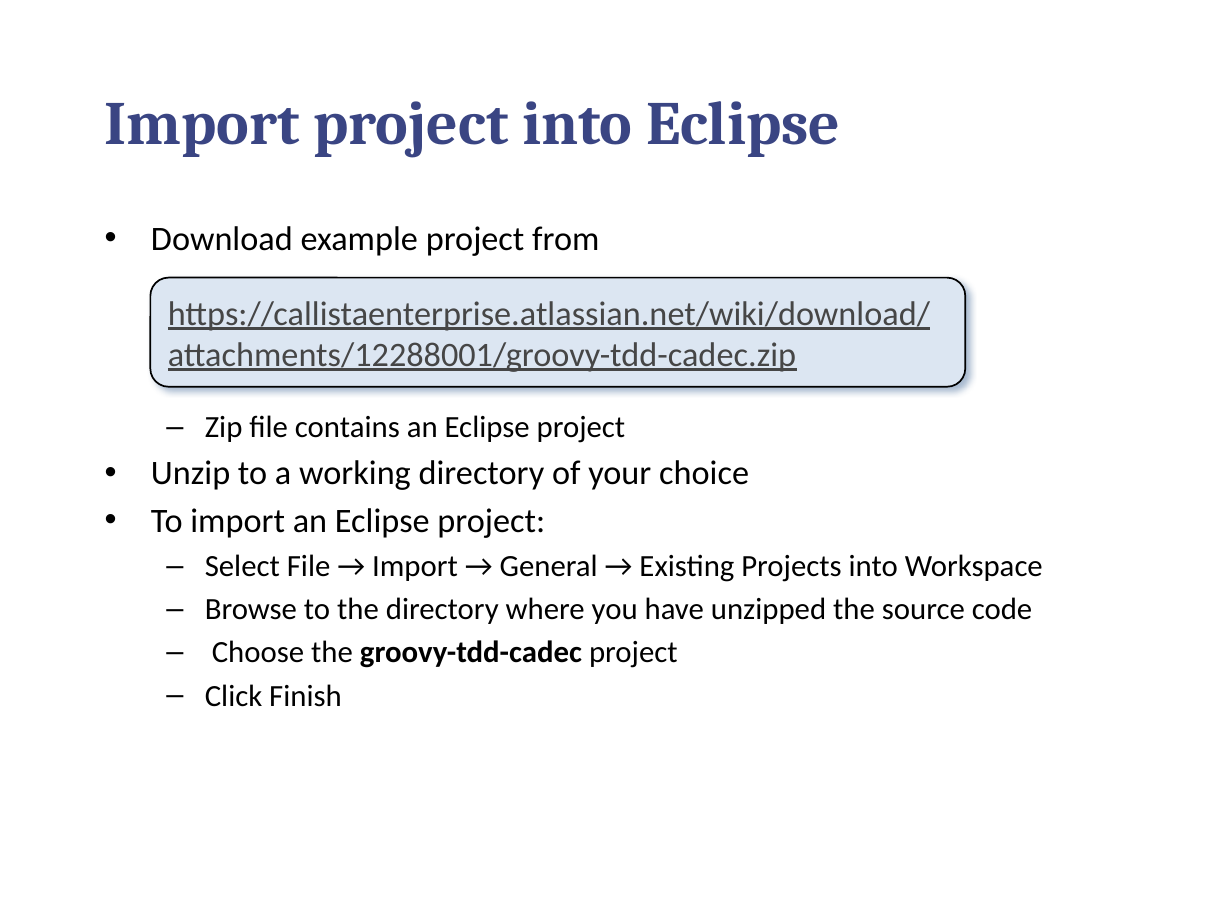
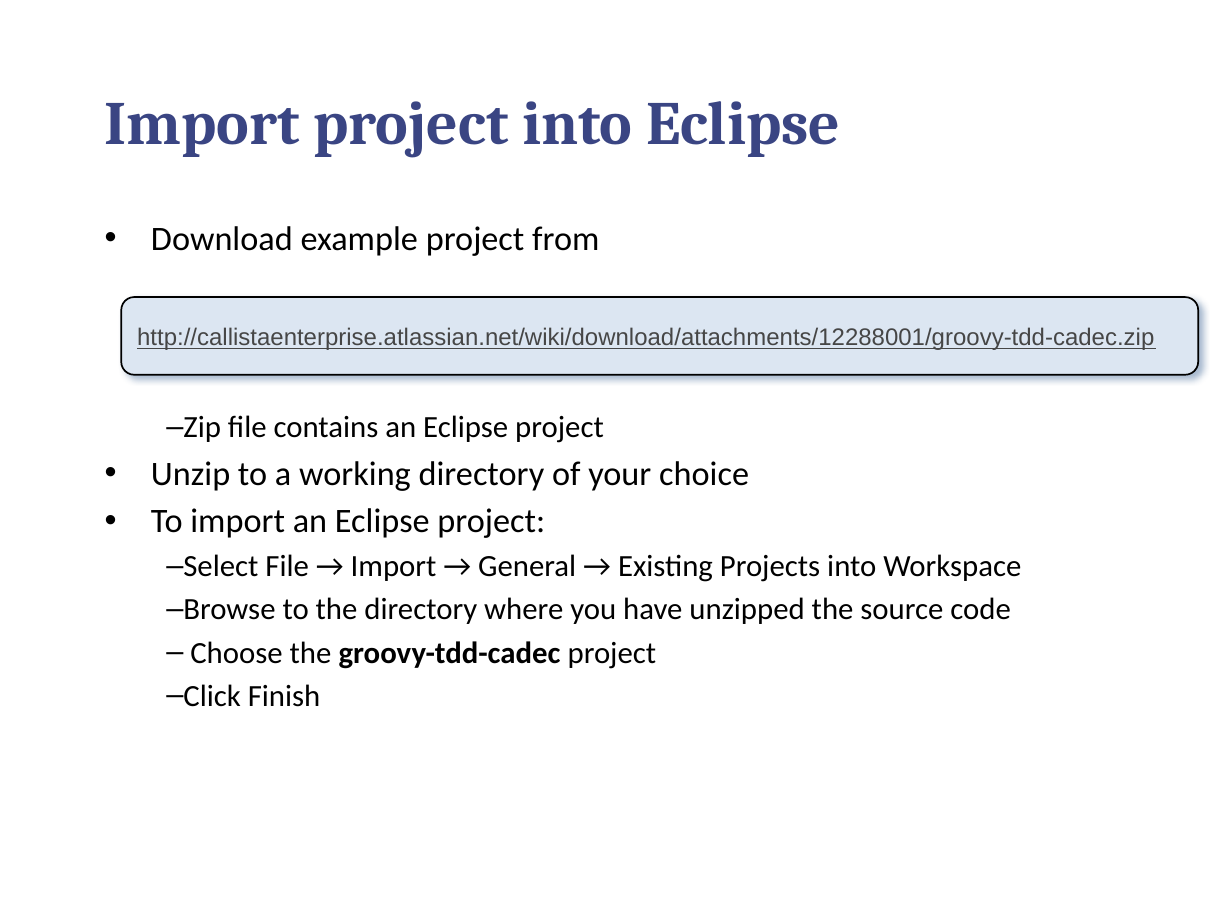
Before and after one commit to callistaenterprise/groovy-tdd-cadec, a slide deck: slide 11 of docs/groovy-tdd-installation.pptx. Drawn at 1232x924 pixels with LibreOffice and Linux fonts; fonts in the diff are those of the drawing; background and template pictures are left out. Boxes give left, top, right and bottom in pixels: in the first picture for what was removed or moved away, otherwise in the second. Text is boxed around its words. In the diff, an @@ line names an element or a change of style, - is before the commit and + after.

```diff
--- a/docs/groovy-tdd-installation.pptx
+++ b/docs/groovy-tdd-installation.pptx
@@ rounded rectangle "http://callistaenterprise.atlassian.net/wiki/download/attach ...": place and size @@
-rounded rectangle "http://callistaenterprise.atlassian.net/wiki/download/attach ..." at (150, 277, 965, 387)
+rounded rectangle "http://callistaenterprise.atlassian.net/wiki/download/attach ..." at (121, 297, 1198, 375)
@@ text in rounded rectangle at (137, 327, 1154, 350): text changed; size 20 to 14 pt; font Calibri to Arial @@
-  https://callistaenterprise.atlassian.net/wiki/download/attachments/12288001/groovy-tdd-cadec.zip
+http://callistaenterprise.atlassian.net/wiki/download/attachments/12288001/groovy-tdd-cadec.zip
@@ text at (183, 415, 1021, 707): indent changed @@
```
Also in this commit, not shown: 4 other slides changed, 6 other files.
